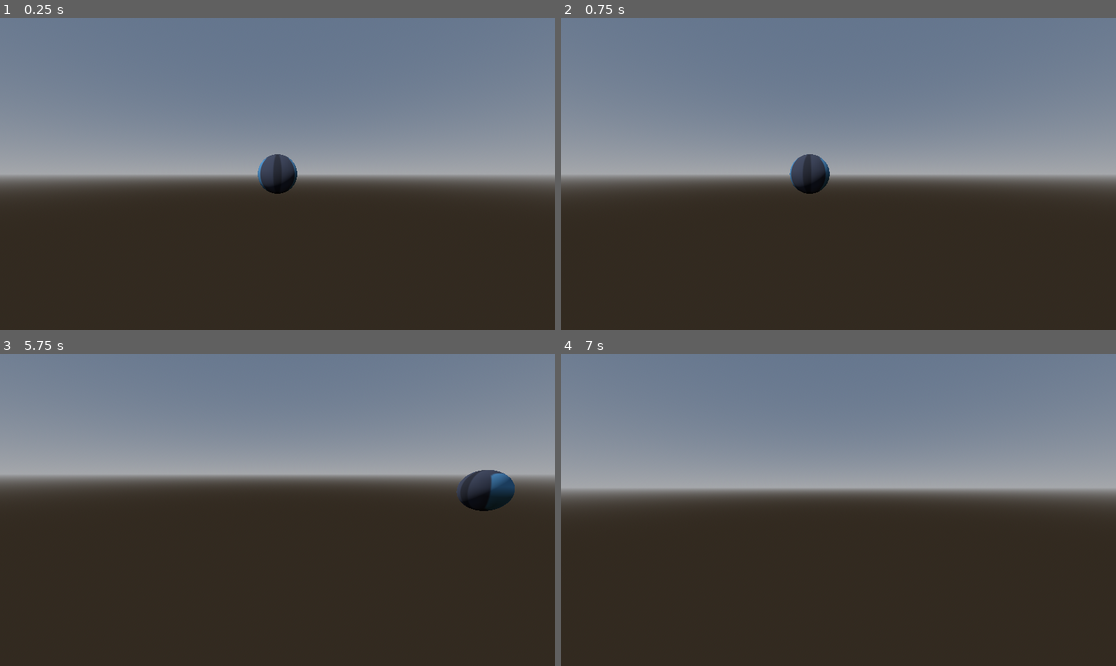
Above: before the commit, frames 1-4 (two rows, left to right).
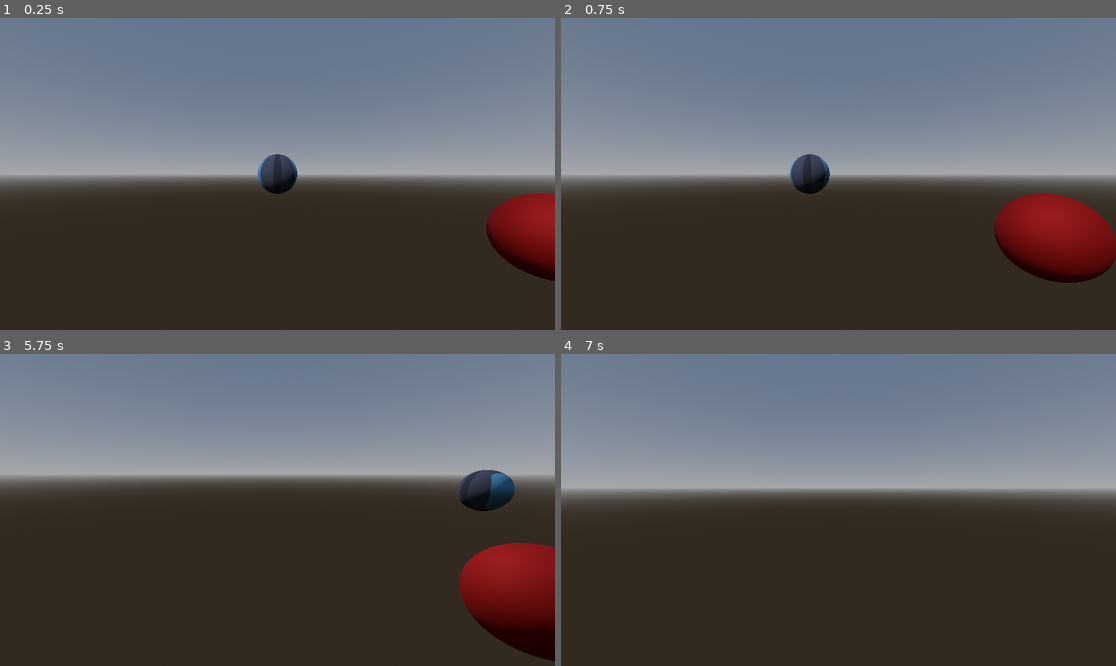
Above: after the commit, the same moments.

Repository: Nhanth123/shader-godot
Game: Godot game, scene res://scenes/spatial_shaders.tscn
Same seed, same stepped clock (60 frames per second), same inputs: the game is played once before the commit and once after it. The engine's default icon, where the game draws it, is replaced by a stand-in: a white triangle on a blue panel in a dark square.
Inputs (mouse positions are in pixels of both pictures, inside the frame that each line leads up to):
- Up to frame 1 (0.25 s): no input
- Up to frame 2 (0.75 s): tap Enter at 0.5 s; move the mouse to (960, 158) at 0.52 s; hold D (move_right) from 0.53 s (still down); hold Right mouse button (camera_move_mode) from 0.53 s (still down); click (960, 158) at 0.67 s
- Up to frame 3 (5.75 s): move the mouse to (249, 510) at 1.27 s; release D (move_right) at 1.28 s; release Right mouse button (camera_move_mode) at 1.28 s; hold W (move_forward) 1.28-2.03 s; tap Shift (camera_speed_up) at 1.35, 3.6 s; tap Space at 2, 3.5, 5 s; move the mouse to (333, 441) at 2.02 s; hold D (move_right) 2.03-2.78 s; click (333, 441) at 2.1 s; tap Enter at 2.75, 4.25 s; move the mouse to (249, 572) at 2.77 s; hold W (move_forward) 2.78-3.53 s; right-click (249, 572) at 2.85 s; click (249, 572) at 2.92 s; move the mouse to (444, 556) at 3.52 s; hold A (move_left) 3.53-5.03 s; move the mouse to (111, 463) at 4.27 s; click (111, 463) at 4.35 s; move the mouse to (305, 510) at 5.02 s; hold S (move_backward) from 5.03 s (still down); hold Right mouse button (camera_move_mode) from 5.03 s (still down); click (305, 510) at 5.17 s
- Up to frame 4 (7 s): move the mouse to (816, 503) at 5.77 s; release S (move_backward) at 5.78 s; release Right mouse button (camera_move_mode) at 5.78 s; hold D (move_right) 5.78-6.53 s; tap Shift (camera_speed_up) at 5.85 s; move the mouse to (960, 494) at 6.52 s; hold W (move_forward) from 6.53 s (still down); click (960, 494) at 6.6 s

The runs differ from the first frame. In frame 1, 2.7% of the frame differs, in the area x 87-100%, y 56-85%; in frame 2, 4.9%; in frame 3, 5.0%, in the area x 82-100%, y 60-99%; in frame 4, nothing differs.

Commit message:
feature: metallic and roughness

Diff:
--- a/spatial_shaders/scenes/spatial_shaders.tscn
+++ b/spatial_shaders/scenes/spatial_shaders.tscn
@@ -1,9 +1,10 @@
-[gd_scene load_steps=10 format=3 uid="uid://lg3n8vkn5qi4"]
+[gd_scene load_steps=13 format=3 uid="uid://lg3n8vkn5qi4"]
 
 [ext_resource type="Script" uid="uid://dh7m8qoaeg3pl" path="res://scripts/spatial_shaders.gd" id="1_db346"]
 [ext_resource type="PackedScene" uid="uid://twg0tri4g6hr" path="res://scenes/camera_controller.tscn" id="1_p4cbf"]
 [ext_resource type="Shader" uid="uid://bguswpeoh5vs5" path="res://shaders/101.gdshader" id="3_8xyx0"]
 [ext_resource type="Texture2D" uid="uid://dq50v6s4drwd1" path="res://icon.svg" id="4_3ay5j"]
+[ext_resource type="Shader" uid="uid://dpeonkc3u0q3x" path="res://shaders/pdr.gdshader" id="5_2nhy8"]
 
 [sub_resource type="ProceduralSkyMaterial" id="ProceduralSkyMaterial_7jfiy"]
 
@@ -23,6 +24,16 @@
 [sub_resource type="SphereMesh" id="SphereMesh_2nhy8"]
 material = SubResource("ShaderMaterial_3ay5j")
 
+[sub_resource type="ShaderMaterial" id="ShaderMaterial_lcdmc"]
+render_priority = 0
+shader = ExtResource("5_2nhy8")
+shader_parameter/albedo = Color(0.623529, 0, 0, 1)
+shader_parameter/metallic = 0.589
+shader_parameter/roughness = 0.798
+
+[sub_resource type="SphereMesh" id="SphereMesh_3ay5j"]
+material = SubResource("ShaderMaterial_lcdmc")
+
 [node name="SpatialShaders" type="Node3D"]
 script = ExtResource("1_db346")
 
@@ -38,3 +49,7 @@
 [node name="SphereExample" type="MeshInstance3D" parent="."]
 transform = Transform3D(0.551413, 0, 0, 0, 0.551413, 0, 0, 0, 0.551413, 0, 0, 0)
 mesh = SubResource("SphereMesh_2nhy8")
+
+[node name="SphereExample2" type="MeshInstance3D" parent="."]
+transform = Transform3D(0.551413, 0, 0, 0, 0.551413, 0, 0, 0, 0.551413, 1.77462, -0.406606, 1.51043)
+mesh = SubResource("SphereMesh_3ay5j")
--- /dev/null
+++ b/spatial_shaders/shaders/pdr.gdshader
@@ -0,0 +1,14 @@
+shader_type spatial;
+
+
+uniform vec3 albedo: source_color;
+uniform float metallic: hint_range(0.0, 1.0);
+uniform float roughness: hint_range(0.0, 1.0);
+
+
+void fragment()
+{
+	ALBEDO = albedo;
+	METALLIC = metallic;
+	ROUGHNESS= roughness;
+}
Not shown, added: spatial_shaders/shaders/pdr.gdshader.uid
